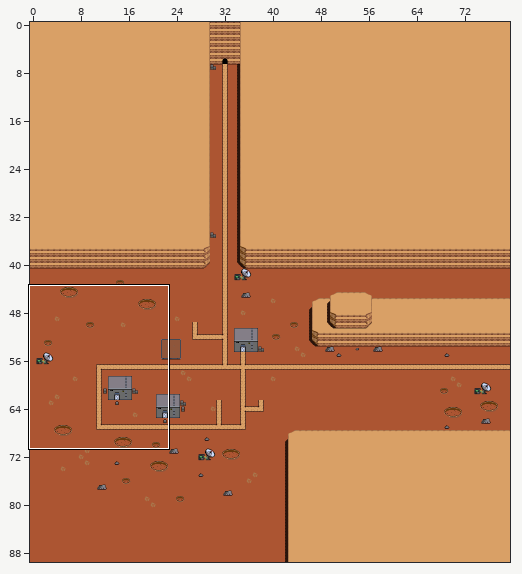
Level history. Tiled map: projectFarm/assets/MarsMap.tmx. Above, an overview of the earlier version with the close-up marked.
Close-up. First the earlier version:
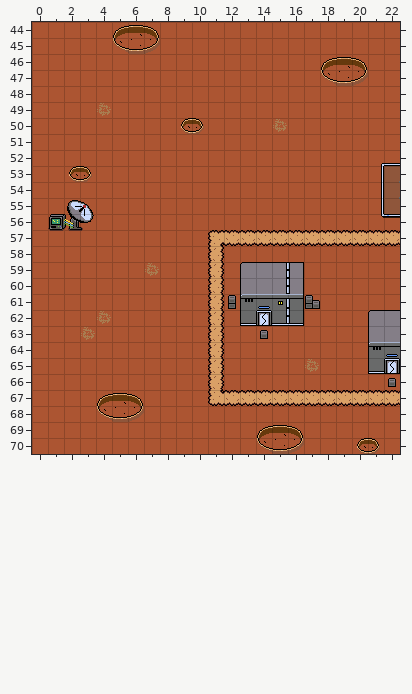
Cells are 16x16 px. Shown: x 0..22, y 44..70. The commit also changed other parts of the map, which this record leaves out.
Now the later version:
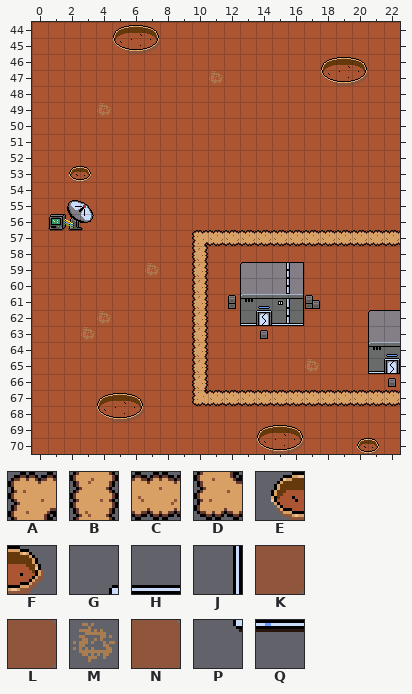
Key: from "SpritesheetExterior": A 3, B 4, C 19, D 21, E 32, F 33, G 71, H 72, J 87, K 88, L 104, M 117, N 120, P 135, Q 136.
_ is an empty cell.
The exact change:
Layer "Tiles":
y 47: x 11 _ -> M
y 50: x 9..10 EF -> __; x 15 M -> _
y 52: x 21..22 GH -> __
y 53: x 21..22 JK -> __
y 54: x 21..22 JL -> __
y 55: x 21..22 JN -> __
y 56: x 21..22 PQ -> __
y 57: x 10..11 _A -> AC
y 58..66: x 10..11 _B -> B_
y 67: x 10..11 _D -> DC
